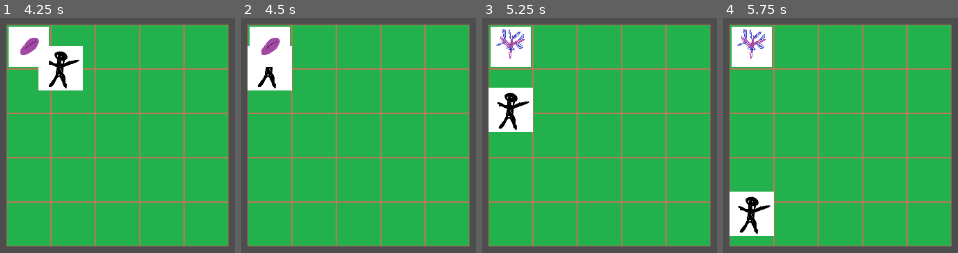
Above: before the commit, frames 1-4 (left to right).
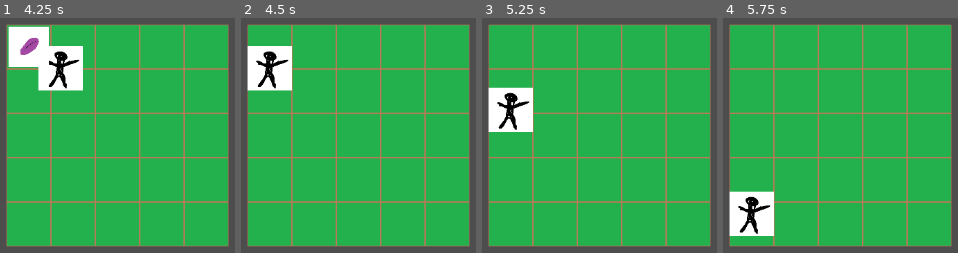
Above: after the commit, the same moments.

Repository: JuliuszMaretzky/Deptacz
Game: Godot game, scene res://_scenes/main.tscn
Two runs of this game, one before a commit and one after it. Both use one fixed random seed, a clock stepped at 60 frames per second and the inputs below. The project has no main scene, so this scene is started directly.
Inputs:
- Up to frame 1 (4.25 s): tap Enter at 0.5, 2 s; hold D (moveRight) 0.53-1.28 s; tap Space at 1.25, 2.75 s; hold S (moveDown) 1.28-2.03 s; hold D (moveRight) 2.03-2.78 s; hold W (moveUp) 2.78-3.53 s; hold Left (moveLeft) from 3.53 s (still down)
- Up to frame 2 (4.5 s): keep holding Left (moveLeft)
- Up to frame 3 (5.25 s): tap Enter at 5 s; release Left (moveLeft) at 5.03 s; hold S (moveDown) from 5.03 s (still down)
- Up to frame 4 (5.75 s): keep holding S (moveDown)

Frame 1 is identical in both runs. In frame 2, 2.1% of the frame differs, in the area x 3-21%, y 3-21%; in frame 3, 3.0%; in frame 4, 3.0%.

Commit message:
The Gardener can now kill evil plants by trampling them

Diff:
--- a/Deptacz/_scenes/evil_plant.tscn
+++ b/Deptacz/_scenes/evil_plant.tscn
@@ -11,8 +11,12 @@
 [node name="evil_plant" type="Area2D"]
 z_index = 1
 scale = Vector2(0.75, 0.75)
-collision_mask = 0
+collision_mask = 4
 script = ExtResource("1_i5ep3")
+
+[node name="CollisionShape2D" type="CollisionShape2D" parent="."]
+position = Vector2(1, -2)
+shape = SubResource("RectangleShape2D_73163")
 
 [node name="evil_seed" type="Sprite2D" parent="."]
 z_index = 2
@@ -31,10 +35,6 @@
 scale = Vector2(0.3, 0.3)
 texture = ExtResource("4_f4p2n")
 
-[node name="CollisionShape2D" type="CollisionShape2D" parent="."]
-position = Vector2(1, -2)
-shape = SubResource("RectangleShape2D_73163")
-
 [node name="Timer" type="Timer" parent="."]
 wait_time = 3.0
 one_shot = true
--- a/Deptacz/_scenes/gardener.tscn
+++ b/Deptacz/_scenes/gardener.tscn
@@ -9,7 +9,7 @@
 [node name="gardener" type="Area2D"]
 z_index = 1
 scale = Vector2(0.5, 0.5)
-collision_layer = 2
+collision_layer = 4
 script = ExtResource("1_5uul2")
 
 [node name="Gardener" type="Sprite2D" parent="."]
--- a/Deptacz/_scripts/evil_plant.gd
+++ b/Deptacz/_scripts/evil_plant.gd
@@ -19,12 +19,9 @@
 	growthStages.append(evil_seed)
 	growthStages.append(evil_seedling)
 	growthStages.append(evil_tentacle)
-	print("start: " + str(growthStageIndex))
 
 func _on_area_entered(area):
-	print(actualTile.isPlanted)
 	actualTile.isPlanted = false
-	print(actualTile.isPlanted)
 	queue_free()
 
 func _on_timer_timeout():
